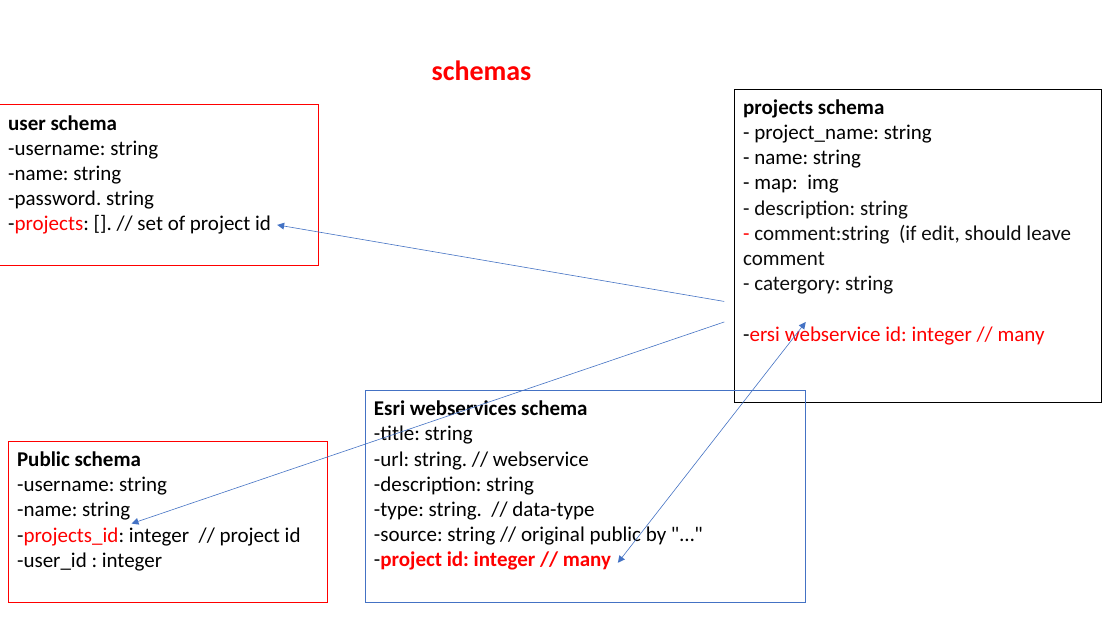
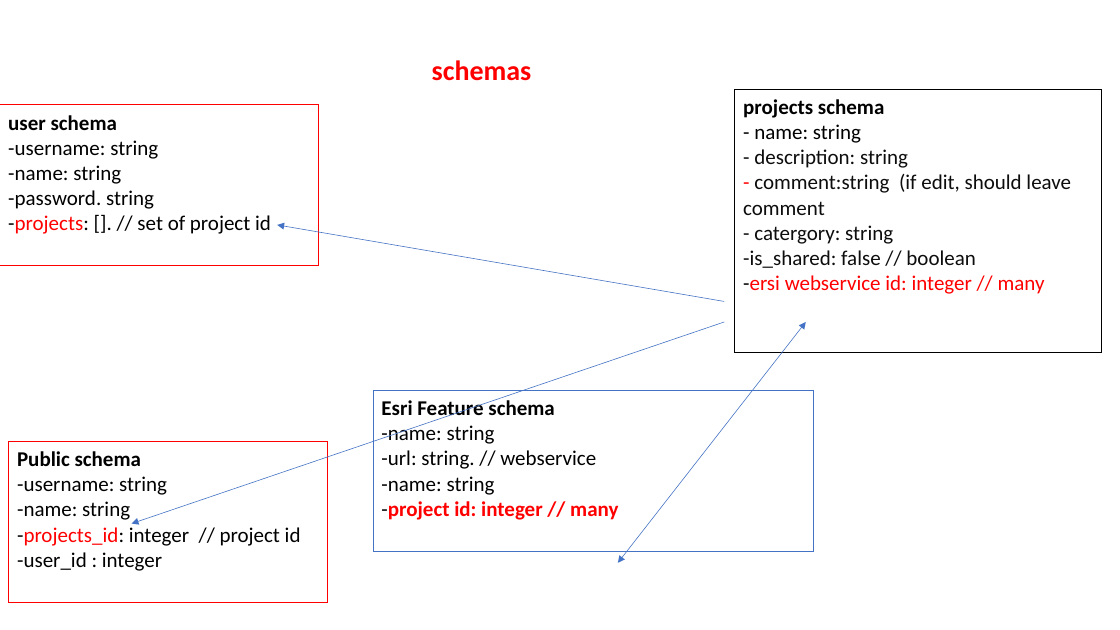
Before and after one commit to annguye2/geospatial-online-project, a slide deck: slide 2 of Geospatial Online Project.pptx. Drawn at 1120x630 pixels with LibreOffice and Linux fonts; fonts in the diff are those of the drawing. Boxes give left, top, right and bottom in pixels: in the first picture for what was removed or moved away, otherwise in the second. Text is boxed around its words. In the diff, an @@ line names an element or a change of style, - is before the commit and + after.

Commit message:
created features table

```diff
--- a/Geospatial Online Project.pptx
+++ b/Geospatial Online Project.pptx
@@ rectangle "projects schema": place and size @@
-rectangle "projects schema" at <box>735,89,1102,403</box>
+rectangle "projects schema" at <box>735,89,1102,352</box>
@@ text in rectangle at <box>754,124,932,143</box>: paragraph removed @@
-- project_name: string
@@ text in rectangle at <box>754,174,838,193</box>: paragraph removed @@
-- map: img
@@ text in rectangle at <box>743,250,975,268</box>: paragraph added @@
+-is_shared: false // boolean
@@ rectangle "Esri Feature schema": place and size @@
-rectangle "Esri Feature schema" at <box>365,391,806,602</box>
+rectangle "Esri Feature schema" at <box>373,391,813,552</box>
@@ text in rectangle at <box>381,397,554,444</box>: text changed @@
-Esri webservices schema
--title: string
+Esri Feature schema
+-name: string
@@ text in rectangle at <box>381,476,495,495</box>: text changed @@
--description: string
--type: string. // data-type
--source: string // original public by "…"
+-name: string
```
Also in this commit, not shown: 1 other slide changed, 15 other files.
